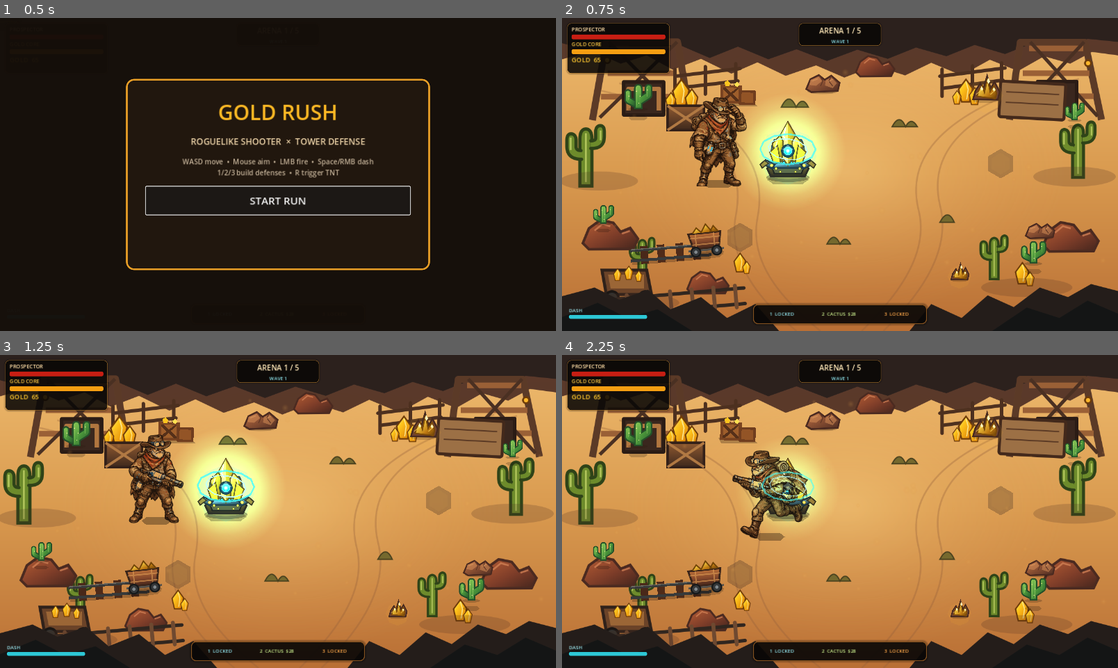
Above: before the commit, frames 1-4 (two rows, left to right).
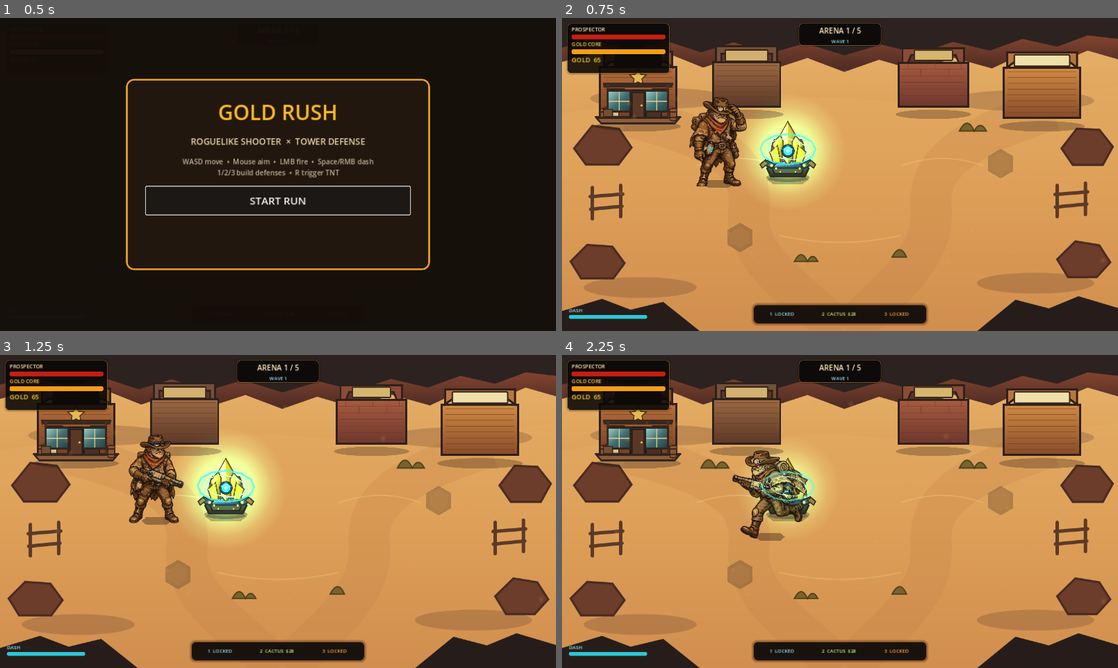
Above: after the commit, the same moments.

Repository: motomotoo1997-art/monster-quest
Game: Godot game, scene res://scenes/main/Main.tscn
The game is run twice, just before and just after one commit, with the same random seed, the same clock (stepped at 60 frames per second) and the same inputs.
Inputs (mouse positions are in pixels of both pictures, inside the frame that each line leads up to):
- Up to frame 1 (0.5 s): no input
- Up to frame 2 (0.75 s): click "START RUN" at 0.5 s
- Up to frame 3 (1.25 s): no input
- Up to frame 4 (2.25 s): tap Enter at 1.25 s; move the mouse to (962, 495) at 1.27 s; hold D (move_right) 1.28-2.03 s; tap E (ability_e) at 1.35 s; move the mouse to (728, 527) at 2.02 s; hold S (move_down) from 2.03 s (still down); tap Q (ability_q) at 2.1 s

Frame 1 is identical in both runs. In frame 2, 32% of the frame differs, in the area x 0-100%, y 5-100%; in frame 3, 32%; in frame 4, 32%.

Commit message:
art: rebuild Arena01 as clear frontier main street

Diff:
--- a/gold-rush-roguelike/scenes/arenas/Arena01.tscn
+++ b/gold-rush-roguelike/scenes/arenas/Arena01.tscn
@@ -1,16 +1,30 @@
-[gd_scene load_steps=15 format=3]
+[gd_scene load_steps=20 format=3]
 
 [ext_resource type="PackedScene" path="res://scenes/environment/CactusProp.tscn" id="1_cactus"]
 [ext_resource type="PackedScene" path="res://scenes/environment/RockClusterProp.tscn" id="2_rocks"]
 [ext_resource type="PackedScene" path="res://scenes/environment/MineCartProp.tscn" id="3_cart"]
 [ext_resource type="PackedScene" path="res://scenes/environment/GoldVeinProp.tscn" id="4_gold"]
-[ext_resource type="Texture2D" path="res://assets/environment/arena01_reference_fidelity_v5.svg" id="5_backdrop"]
+[ext_resource type="Texture2D" path="res://assets/environment/arena01_frontier_street_v6.svg" id="5_backdrop"]
 [ext_resource type="PackedScene" path="res://scenes/environment/RailSegmentProp.tscn" id="6_rail"]
 [ext_resource type="PackedScene" path="res://scenes/environment/CrateStackProp.tscn" id="7_crates"]
 [ext_resource type="Texture2D" path="res://assets/vfx/dust_mote.svg" id="8_dust"]
 [ext_resource type="Texture2D" path="res://assets/environment/arena01_canyon_depth.svg" id="9_depth"]
 [ext_resource type="Texture2D" path="res://assets/environment/arena01_ground_detail_v3.svg" id="10_ground_detail"]
 [ext_resource type="Texture2D" path="res://assets/environment/arena01_foreground_depth_v3.svg" id="11_foreground"]
+[ext_resource type="Texture2D" path="res://assets/environment/western_buildings_v6.svg" id="12_buildings"]
+
+[sub_resource type="AtlasTexture" id="SaloonTexture"]
+atlas = ExtResource("12_buildings")
+region = Rect2(0,0,512,512)
+[sub_resource type="AtlasTexture" id="SheriffTexture"]
+atlas = ExtResource("12_buildings")
+region = Rect2(512,0,512,512)
+[sub_resource type="AtlasTexture" id="BankTexture"]
+atlas = ExtResource("12_buildings")
+region = Rect2(1024,0,512,512)
+[sub_resource type="AtlasTexture" id="StoreTexture"]
+atlas = ExtResource("12_buildings")
+region = Rect2(1536,0,512,512)
 
 [sub_resource type="RectangleShape2D" id="BuildShape"]
 size = Vector2(1120,560)
@@ -26,6 +40,30 @@
 z_index = -50
 position = Vector2(640,360)
 texture = ExtResource("5_backdrop")
+
+[node name="Saloon" type="Sprite2D" parent="."]
+z_index = -18
+position = Vector2(175,158)
+texture = SubResource("SaloonTexture")
+scale = Vector2(0.48,0.48)
+
+[node name="SheriffOffice" type="Sprite2D" parent="."]
+z_index = -18
+position = Vector2(425,140)
+texture = SubResource("SheriffTexture")
+scale = Vector2(0.43,0.43)
+
+[node name="FrontierBank" type="Sprite2D" parent="."]
+z_index = -18
+position = Vector2(855,140)
+texture = SubResource("BankTexture")
+scale = Vector2(0.43,0.43)
+
+[node name="GeneralStore" type="Sprite2D" parent="."]
+z_index = -18
+position = Vector2(1105,158)
+texture = SubResource("StoreTexture")
+scale = Vector2(0.48,0.48)
 
 [node name="CanyonDepth" type="Sprite2D" parent="."]
 visible = false
@@ -110,7 +148,7 @@
 [node name="CoreSpawn" type="Marker2D" parent="." groups=["core_spawn"]]
 position = Vector2(520,360)
 [node name="EnemySpawnNorth" type="Marker2D" parent="." groups=["enemy_spawn"]]
-position = Vector2(850,155)
+position = Vector2(720,250)
 [node name="EnemySpawnEast" type="Marker2D" parent="." groups=["enemy_spawn"]]
 position = Vector2(1085,360)
 [node name="EnemySpawnSouth" type="Marker2D" parent="." groups=["enemy_spawn"]]
@@ -139,11 +177,11 @@
 rotation = 0.24
 scale = Vector2(0.92,0.92)
 [node name="RocksNorth" parent="." instance=ExtResource("2_rocks")]
-visible = true
+visible = false
 position = Vector2(600,145)
 scale = Vector2(0.95,0.95)
 [node name="RocksEast" parent="." instance=ExtResource("2_rocks")]
-visible = true
+visible = false
 position = Vector2(1100,485)
 scale = Vector2(0.82,0.82)
 [node name="RocksWest" parent="." instance=ExtResource("2_rocks")]
@@ -158,19 +196,19 @@
 scale = Vector2(0.54,0.54)
 
 [node name="CactusNW" parent="." instance=ExtResource("1_cactus")]
-visible = true
+visible = false
 position = Vector2(175,202)
 scale = Vector2(0.96,0.96)
 [node name="CactusWest" parent="." instance=ExtResource("1_cactus")]
-visible = true
+visible = false
 position = Vector2(95,468)
 scale = Vector2(0.72,0.72)
 [node name="CactusSouth" parent="." instance=ExtResource("1_cactus")]
-visible = true
+visible = false
 position = Vector2(1085,558)
 scale = Vector2(0.86,0.86)
 [node name="CactusEast" parent="." instance=ExtResource("1_cactus")]
-visible = true
+visible = false
 position = Vector2(1180,230)
 scale = Vector2(0.68,0.68)
 [node name="CactusMid" parent="." instance=ExtResource("1_cactus")]
@@ -179,7 +217,7 @@
 scale = Vector2(0.55,0.55)
 
 [node name="RailA" parent="." instance=ExtResource("6_rail")]
-visible = true
+visible = false
 position = Vector2(250,540)
 rotation = -0.08
 scale = Vector2(1.08,1.08)
@@ -189,13 +227,13 @@
 rotation = -0.08
 scale = Vector2(0.95,0.95)
 [node name="MineCart" parent="." instance=ExtResource("3_cart")]
-visible = true
+visible = false
 position = Vector2(330,520)
 rotation = -0.10
 scale = Vector2(1.08,1.08)
 
 [node name="CratesNW" parent="." instance=ExtResource("7_crates")]
-visible = true
+visible = false
 position = Vector2(405,170)
 rotation = 0.04
 scale = Vector2(0.88,0.88)
@@ -206,11 +244,11 @@
 scale = Vector2(0.72,0.72)
 
 [node name="GoldVein" parent="." instance=ExtResource("4_gold")]
-visible = true
+visible = false
 position = Vector2(975,170)
 scale = Vector2(0.92,0.92)
 [node name="GoldVeinSouth" parent="." instance=ExtResource("4_gold")]
-visible = true
+visible = false
 position = Vector2(915,590)
 scale = Vector2(0.62,0.62)
 [node name="GoldVeinWest" parent="." instance=ExtResource("4_gold")]
